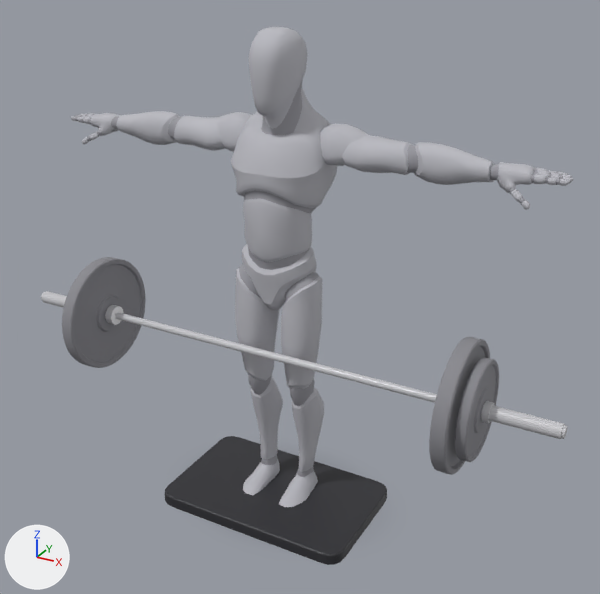
Before and after pictures for a commit that changed the glTF model app/src/main/assets/mannequins/deficit_pendlay_row.glb.
Both versions are drawn from a 50 mm lens placed at (1.42, -2.43, 2.11), pointed at (0.08, 0.01, 0.89). Arrows for +X, +Y and +Z are at lower left; the lights stay in place. The first picture is the older version. Where no turn or scale is listed for an object, it has been applied to the vertices.

The first picture shows 'barbell_0', 'barbell_10', 'barbell_11', 'barbell_2', 'barbell_4', 'barbell_8', 'body', 'body_1', 'platform_0' and 3 more.
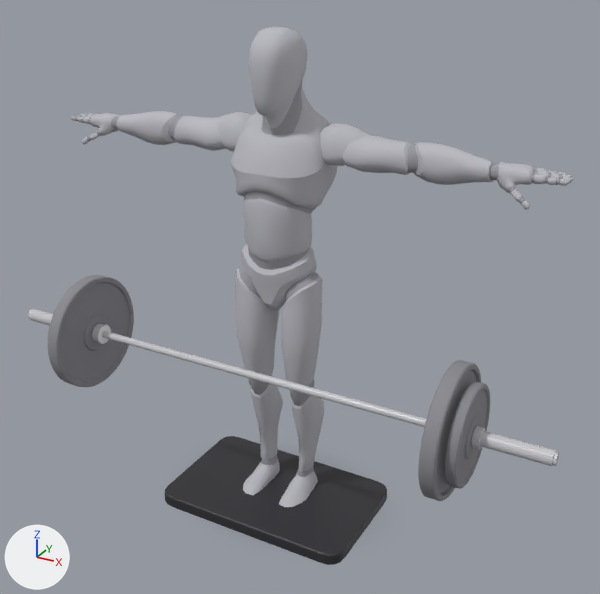
ob_barbell is not drawn itself; it is the parent of ob_barbell_4, ob_barbell_5, ob_barbell_10, ob_barbell_11.

Boxes (x1, y1, x2, y2) around the edits, measured in the pictures (600 x 594 px):
'barbell_4', moved: before (62, 257, 146, 368); after (48, 275, 134, 387)
'barbell_10', moved: before (429, 336, 490, 475); after (418, 360, 481, 501)
'barbell_0', moved (mostly hidden): before (115, 312, 437, 403); after (102, 331, 426, 427)
'barbell_11', moved: before (455, 357, 499, 462); after (444, 381, 490, 489)
'barbell_8', moved: before (481, 405, 565, 439); after (471, 430, 556, 466)
'barbell_2', moved: before (42, 291, 67, 308); after (29, 309, 53, 326)

The change, as a list of edits to the scene's bpy script:
```text
Change ob_barbell:
    ob_barbell.location: (0.0, -0.12, 0.695) -> (0.0, -0.204, 0.647)
Change ob_barbell_0:
    ob_barbell_0.location: (0.0, -0.12, 0.695) -> (0.0, -0.204, 0.647)
Change ob_barbell_2:
    ob_barbell_2.location: (0.0, -0.12, 0.695) -> (0.0, -0.204, 0.647)
Change ob_barbell_8:
    ob_barbell_8.location: (0.0, -0.12, 0.695) -> (0.0, -0.204, 0.647)
```
